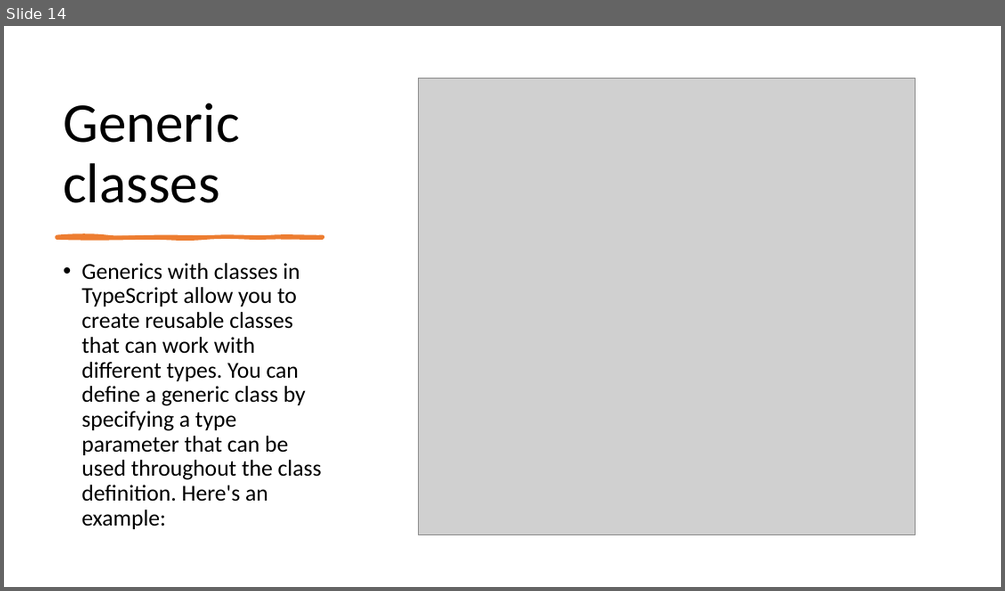
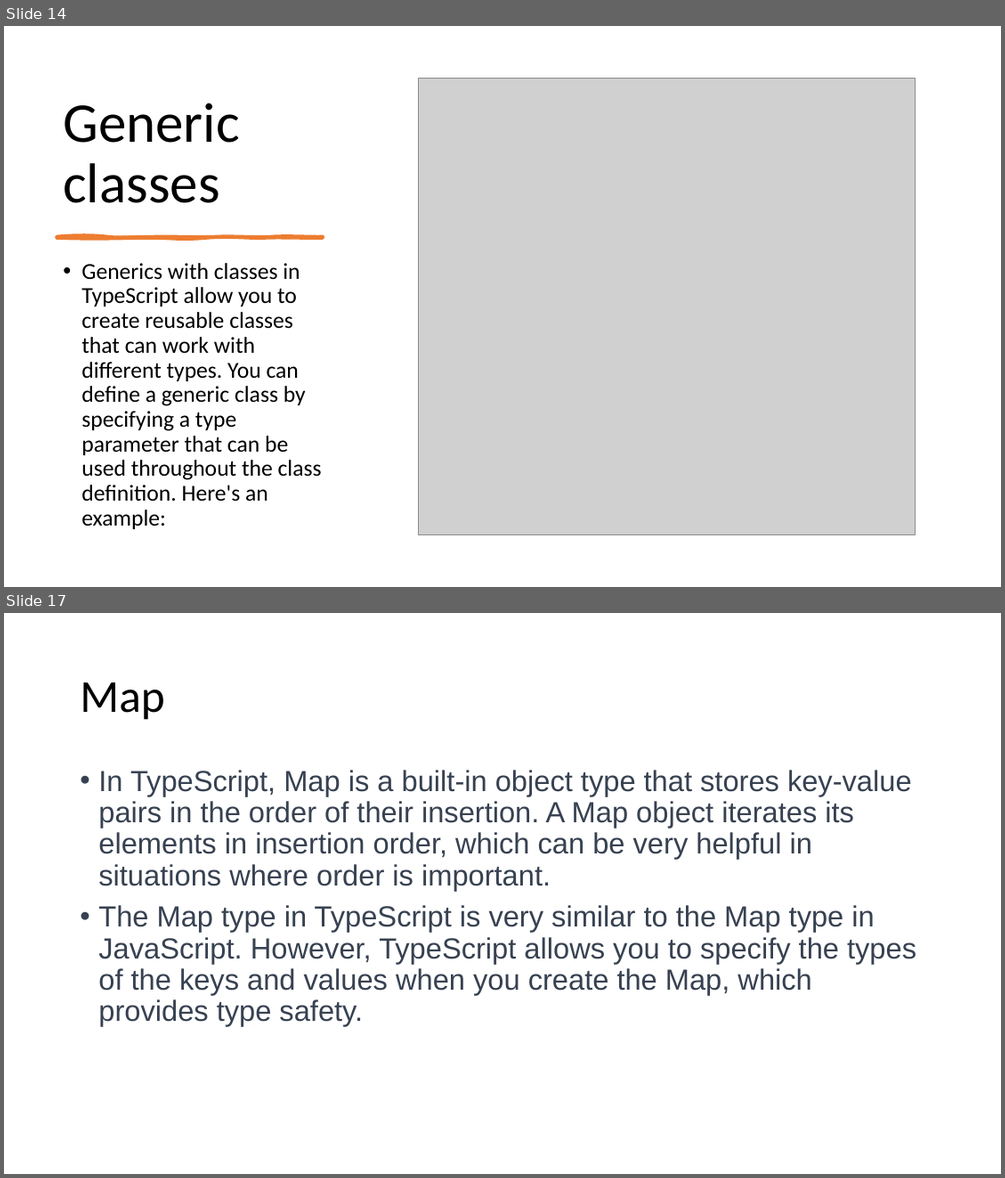
Before and after one commit to 1shaked/full-stack, a slide deck: 22ass/supabase project.pptx. Shown one above the other, each under a label of ours: slide 14 before the commit, slides 14 and 17 after it; the slides between them are not shown. The pictures are 1005x591 and 1005x1178 pixels, drawn with LibreOffice and Linux fonts; fonts in the diff are those of the drawing; grey boxes stand for pictures. Boxes give left, top, right and bottom in pixels: in the first picture for what was removed or moved away, otherwise in the second. Text is boxed around its words. In the diff, an @@ line names an element or a change of style, - is before the commit and + after.

```diff
--- a/22ass/supabase project.pptx
+++ b/22ass/supabase project.pptx
@@ slide 17 added at (4,613,1001,1174), background #FFFFFF @@
@@ title added at (80,682,164,720), 44 pt, text #000000 @@
+Map
@@ text added at (98,770,916,1026), 28 pt, text #374151 @@
+• In TypeScript, Map is a built-in object type that stores key-value pairs in the order of their insertion. A Map object iterates its elements in insertion order, which can be very helpful in situations where order is important.
+• The Map type in TypeScript is very similar to the Map type in JavaScript. However, TypeScript allows you to specify the types of the keys and values when you create the Map, which provides type safety.
```
Also in this commit, not shown: 7 other slides added, 3 other files.
